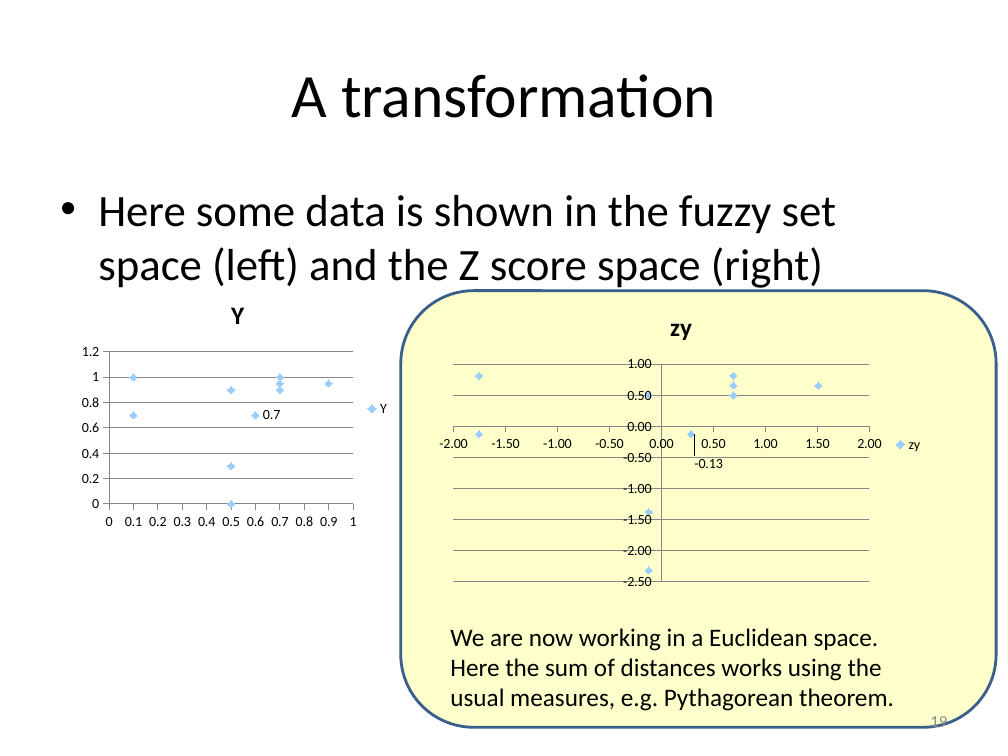
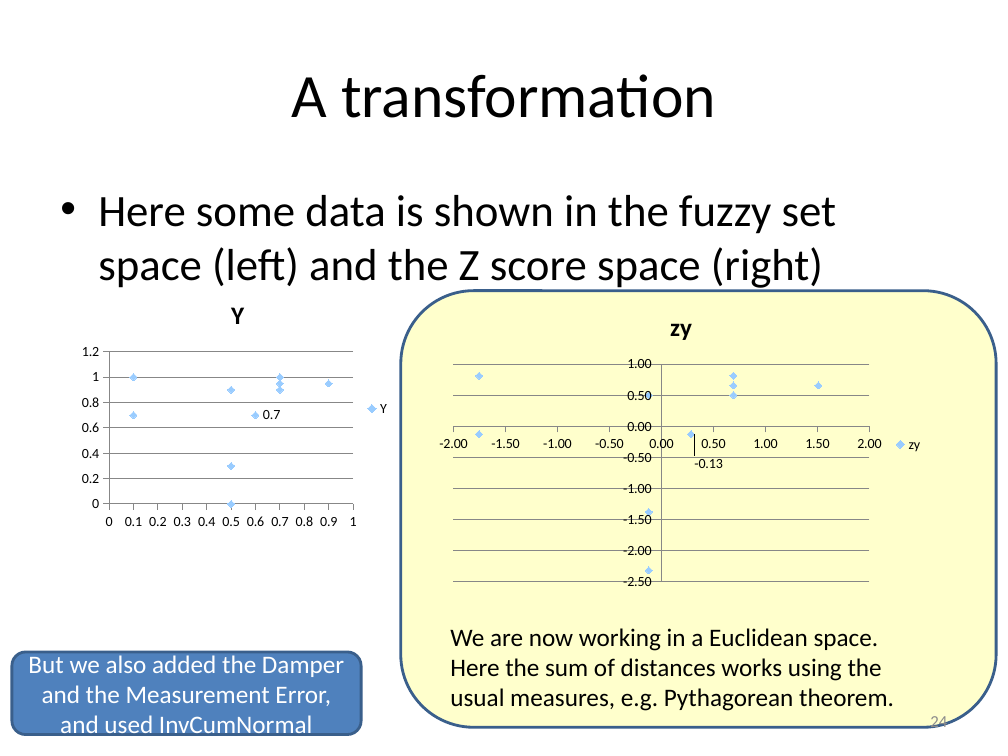
Before and after one commit to WendyOlsen/fsgof, a slide deck: slide 24 of FuzzyQCAConsistencyWithGoodnessofFitTestsOlsen2016.pptx (slide 19 before the commit). Drawn at 1008x756 pixels with LibreOffice and Linux fonts; fonts in the diff are those of the drawing. Boxes give left, top, right and bottom in pixels: in the first picture for what was removed or moved away, otherwise in the second. Text is boxed around its words. In the diff, an @@ line names an element or a change of style, - is before the commit and + after.

```diff
--- a/FuzzyQCAConsistencyWithGoodnessofFitTestsOlsen2016.pptx
+++ b/FuzzyQCAConsistencyWithGoodnessofFitTestsOlsen2016.pptx
@@ rounded rectangle added at [12,652,361,735], fill #4F81BD, outline #3A5F8C 2 pt, 18 pt, text #FFFFFF @@
+But we also added the Damper and the Measurement Error, and used InvCumNormal
@@ page number at [930,716,947,732]: text changed @@
-19
+24
```
Also in this commit, not shown: 28 other slides changed, 12 slides added, 13 slides removed.
